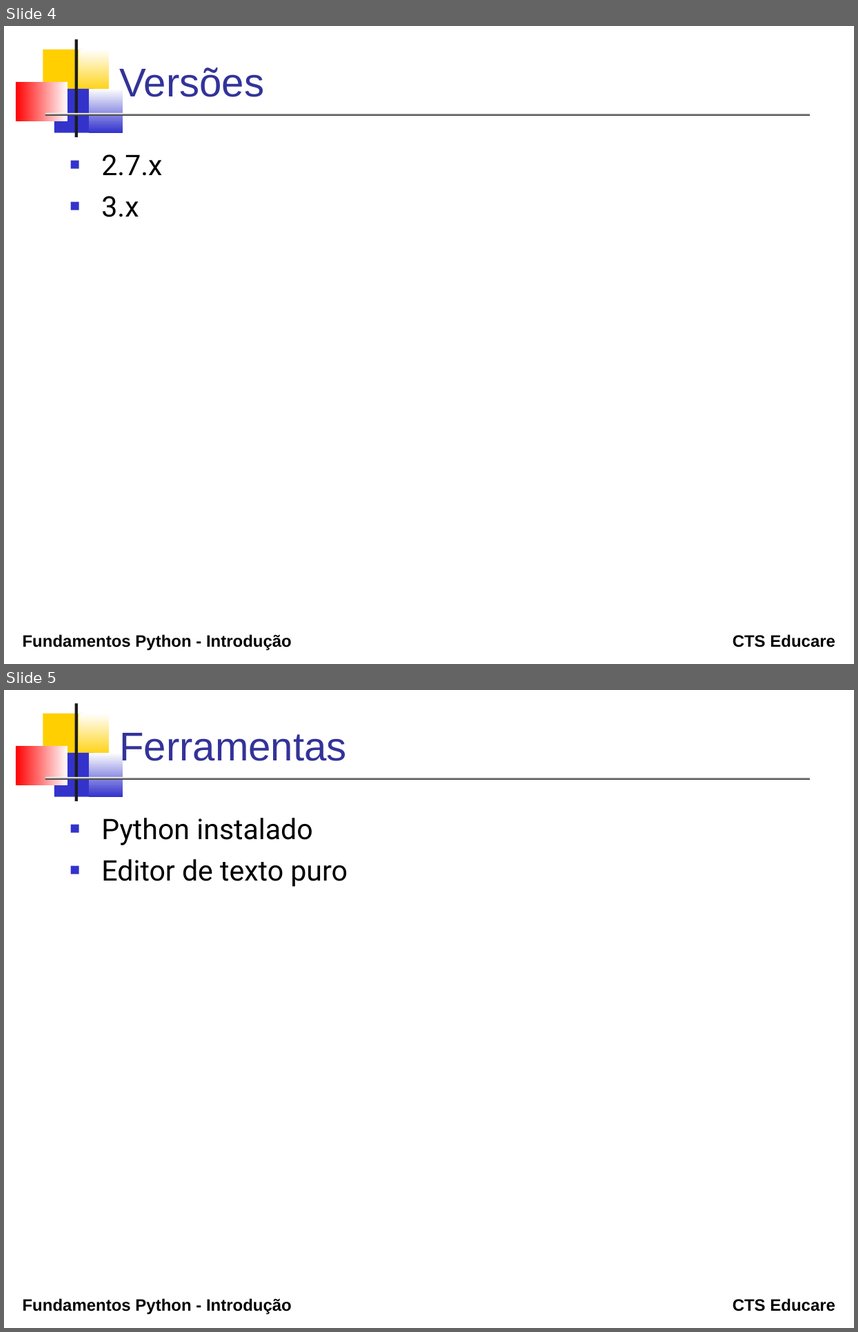
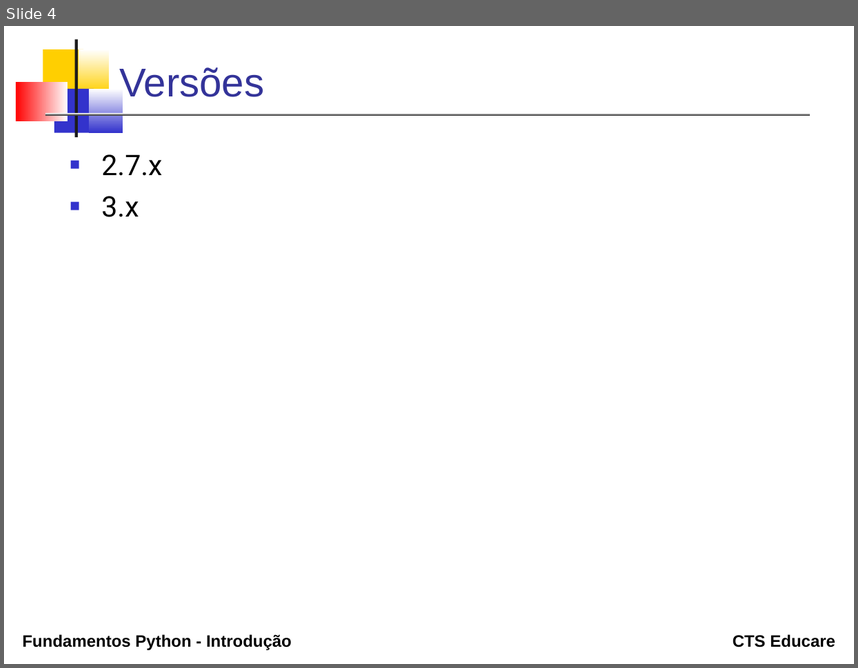
Before and after one commit to erosvitor/curso-python-fundamentos, a slide deck: topicos/01_introducao/Introducao.odp. Shown one above the other, each under a label of ours: slides 4 and 5 before the commit, slide 4 after it. The pictures are 858x1332 and 858x668 pixels, drawn with LibreOffice and Linux fonts; fonts in the diff are those of the drawing. Boxes give left, top, right and bottom in pixels: in the first picture for what was removed or moved away, otherwise in the second. Text is boxed around its words. In the diff, an @@ line names an element or a change of style, - is before the commit and + after.

```diff
--- a/topicos/01_introducao/Introducao.odp
+++ b/topicos/01_introducao/Introducao.odp
@@ slide 5 removed at bbox=[4, 690, 854, 1328], background #FFFFFF; not listed: 9 template elements that a slide beside it also shows @@
@@ title removed at bbox=[119, 733, 346, 768] @@
-Ferramentas
@@ text removed at bbox=[101, 818, 348, 887] @@
-■ Python instalado
-■ Editor de texto puro
```
Also in this commit, not shown: 4 slides changed, 2 slides added, 6 other slides removed, 14 other files.
